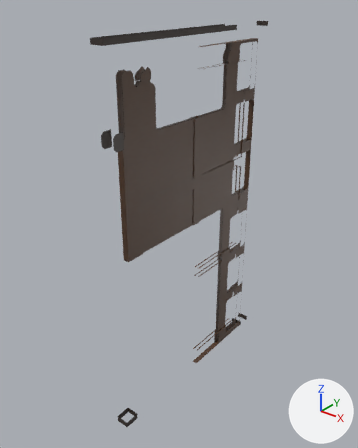
Two versions of the FBX model PuzzleMaze/Content/Main/Objects/Door/Door.fbx, one commit apart.
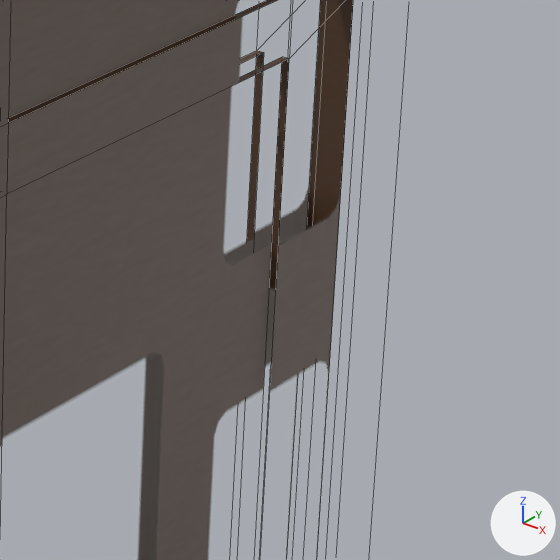
Old and new are each drawn whole from a 50 mm lens placed at (5.85, -7.76, 8.4), pointed at (-0.2, -0.21, 3.72) and again close up on the part from 56% to 78% of the width and 35% to 53% of the height. The axes (+X, +Y, +Z) are drawn at lower right. The lights are the same throughout. The close-ups show mesh edges as thin lines. Where no turn or scale is listed for an object, it has been applied to the vertices.

In view in the first close-up: 'Door'.
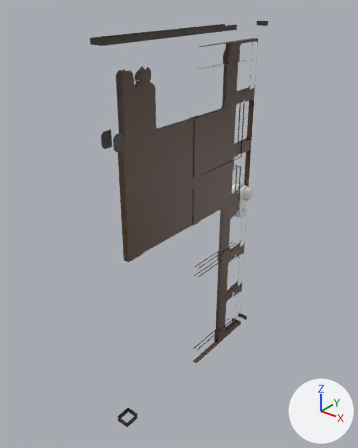
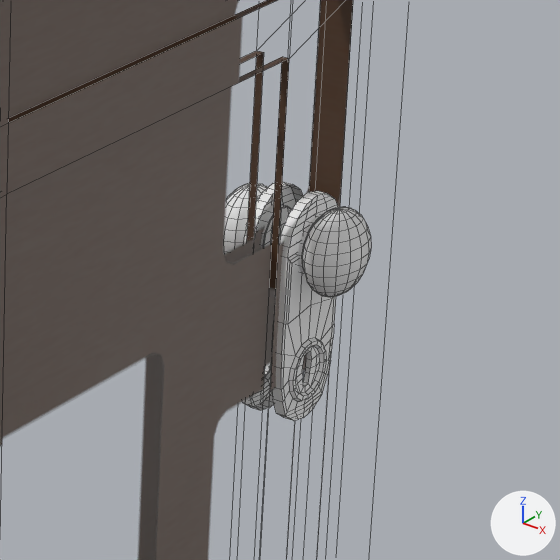
Changed parts and their boxes (x1, y1, x2, y2) in the close-ups (560 x 560 px):
'Door', reshaped
    before: (0, 0, 354, 560)
    after: (0, 0, 371, 560)
part 1 of me_cube_002, added
    after: (298, 207, 371, 297)
part 2 of me_cube_002, added
    after: (224, 183, 292, 254)
part 3 of me_cube_002, added
    after: (272, 191, 338, 420)
part 4 of me_cube_002, added
    after: (243, 182, 303, 410)

What the commit changed:
Material 'Metalic.001' (mat_metalic_001) is new.
Its base color is (0.8, 0.8, 0.8) (white #e7e7e7).
me_cube_002 is used by ob_door; location (0.0, 0.0, 0.0).
me_cube_002 had 152 vertices, 148 faces and spanned x -0.13..0.15, y -2.43..2.43, z -0.2..7.67.
me_cube_002 now has 1108 vertices, 1084 faces and spans x -0.23..0.33, y -2.43..2.43, z -0.2..7.67.
me_cube_002 part 1: a new loose piece of 258 vertices spanning x 0.1..0.33, y 1.74..2.06, z 3.69..4.01, in mat_metalic_001 (white #e7e7e7).
me_cube_002 part 2: a new loose piece of 258 vertices spanning x -0.23..0.0, y 1.74..2.06, z 3.69..4.01, in mat_metalic_001 (white #e7e7e7).
me_cube_002 part 3: a new loose piece of 220 vertices spanning x 0.1..0.16, y 1.73..2.07, z 3.19..4.04, in mat_metalic_001 (white #e7e7e7).
me_cube_002 part 4: a new loose piece of 220 vertices spanning x -0.05..0.0, y 1.73..2.07, z 3.19..4.04, in mat_metalic_001 (white #e7e7e7).
me_cube_002 now uses material mat_metalic_001 (white #e7e7e7).
